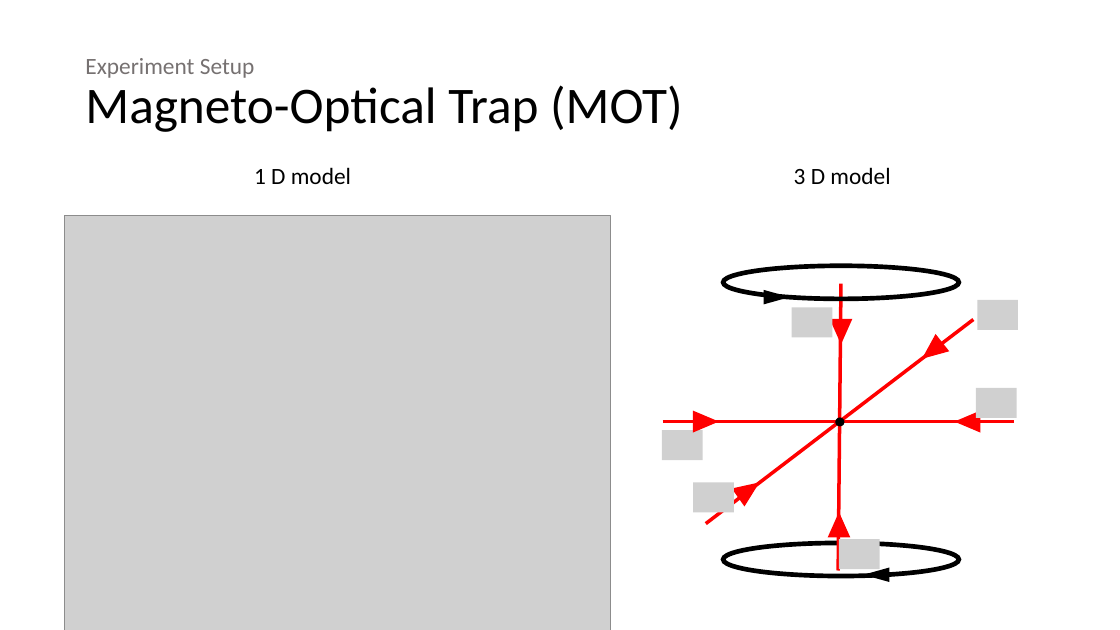
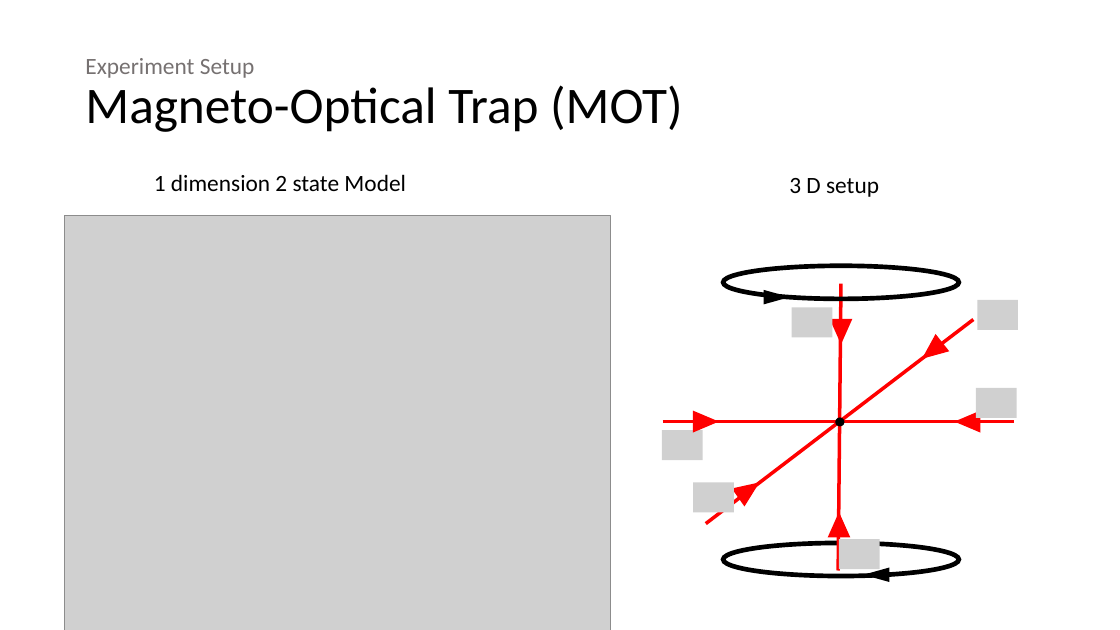
Before and after one commit to 545zhou/PHD-thesis, a slide deck: slide 7 of Presentation1.pptx. Drawn at 1120x630 pixels with LibreOffice and Linux fonts; fonts in the diff are those of the drawing; grey boxes stand for pictures. Boxes give left, top, right and bottom in pixels: in the first picture for what was removed or moved away, otherwise in the second. Text is boxed around its words. In the diff, an @@ line names an element or a change of style, - is before the commit and + after.

```diff
--- a/Presentation1.pptx
+++ b/Presentation1.pptx
@@ text at <box>154,174,406,191</box>: text changed @@
-1 D model
+1 dimension 2 state Model
@@ text at <box>789,178,879,197</box>: text changed @@
-3 D model
+3 D setup
```
Also in this commit, not shown: 6 other slides changed.
